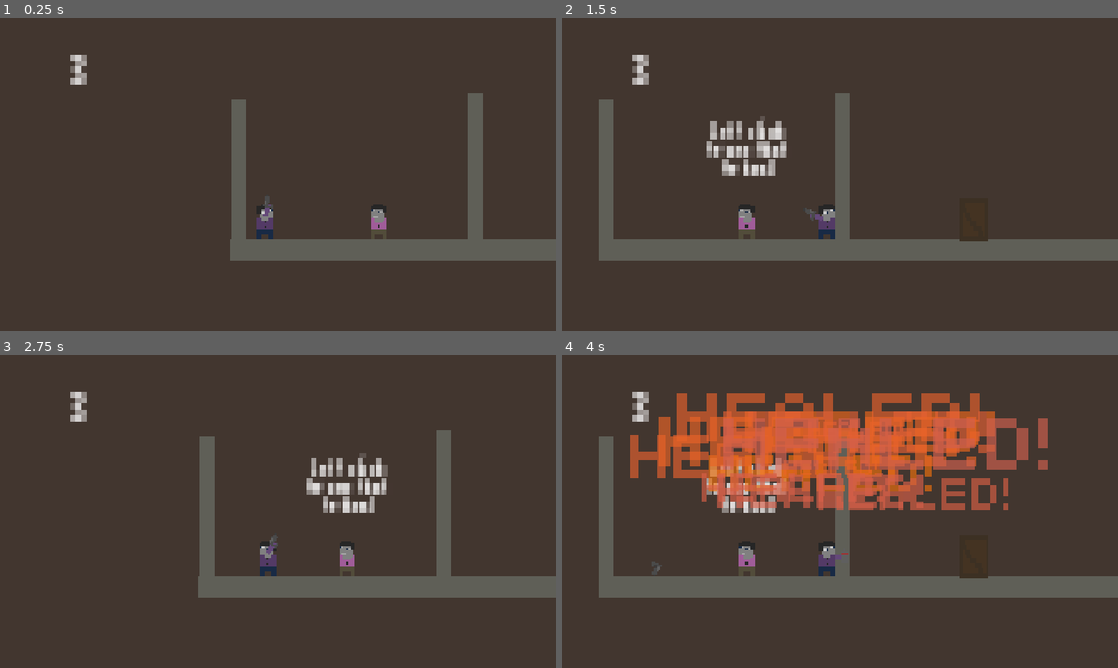
Above: before the commit, frames 1-4 (two rows, left to right).
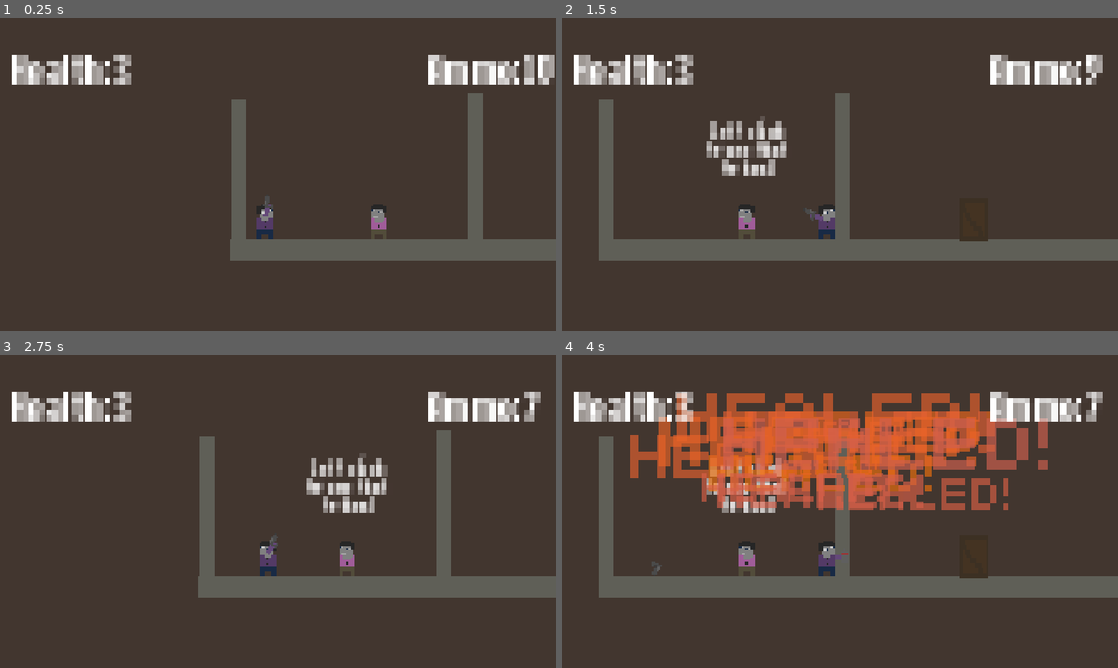
Above: after the commit, the same moments.

Repository: sawyergrimm/STGrimmFOGPII
Game: Godot game, scene res://Assets/Scenes/MainTest.tscn
Two runs of this game, one before a commit and one after it. Both use one fixed random seed, a clock stepped at 60 frames per second and the inputs below.
Inputs (mouse positions are in pixels of both pictures, inside the frame that each line leads up to):
- Up to frame 1 (0.25 s): no input
- Up to frame 2 (1.5 s): tap Enter (ui_accept) at 0.5, 0.77 s; move the mouse to (962, 158) at 0.52 s; hold D (ui_right) from 0.53 s (still down); click (962, 158) at 0.6 s; tap E (Interact) at 1.25, 1.35 s; move the mouse to (728, 190) at 1.27 s
- Up to frame 3 (2.75 s): tap Enter (ui_accept) at 1.52, 2 s; click (166, 527) at 1.55 s; move the mouse to (333, 442) at 2.02 s; release D (ui_right) at 2.03 s; hold A (ui_left) from 2.03 s (still down); click (333, 442) at 2.1 s
- Up to frame 4 (4 s): tap Enter (ui_accept) at 2.75, 3.02, 3.5, 3.77 s; move the mouse to (812, 574) at 2.77 s; release A (ui_left) at 2.78 s; hold D (ui_right) from 2.78 s (still down); right-click (812, 574) at 2.85 s; click (812, 574) at 3.05 s; move the mouse to (1006, 558) at 3.52 s; tap Shift (Shift) at 3.6 s; click (1006, 558) at 3.8 s

The runs differ from the first frame. In frame 1, 3.2% of the frame differs, in the area x 2-100%, y 11-22%; in frame 2, 3.0%; in frame 3, 3.0%; in frame 4, 3.0%.

Commit message:
Added health and bullet counters

Diff:
--- a/Whippets/Assets/Scenes/MainTest.tscn
+++ b/Whippets/Assets/Scenes/MainTest.tscn
@@ -19,9 +19,15 @@
 player = NodePath("../Player")
 
 [node name="HealthUI" parent="Camera2D" unique_id=2130626799 instance=ExtResource("2_y2r1x")]
-offset_left = -85.0
+offset_left = -110.0
 offset_top = -44.0
-offset_right = -85.0
+offset_right = -110.0
+offset_bottom = -44.0
+
+[node name="BulletUI" parent="Camera2D" unique_id=1874084529 instance=ExtResource("2_y2r1x")]
+offset_left = 70.0
+offset_top = -44.0
+offset_right = 70.0
 offset_bottom = -44.0
 
 [node name="BulletImpact" parent="." unique_id=805142106 instance=ExtResource("5_2m525")]
--- a/Whippets/Assets/Scenes/overdoseScene.tscn
+++ b/Whippets/Assets/Scenes/overdoseScene.tscn
@@ -1,14 +1,18 @@
 [gd_scene format=3 uid="uid://djusk3eq7kapl"]
 
 [ext_resource type="Script" uid="uid://dk3qkvdcxtjyv" path="res://overdose_scene.gd" id="1_24b7j"]
-[ext_resource type="AudioStream" uid="uid://cjbacwmj5x0cl" path="res://Assets/Audio/Misc/overdose.ogg" id="2_a6yif"]
+[ext_resource type="AudioStream" uid="uid://d10bd5ve7woax" path="res://Assets/Audio/Misc/overdose.ogg" id="2_a6yif"]
 [ext_resource type="FontFile" uid="uid://dseg70yhhwmxi" path="res://Assets/UI/Ithaca-LVB75.ttf" id="3_a6yif"]
+
+[sub_resource type="AudioStreamRandomizer" id="AudioStreamRandomizer_a6yif"]
+streams_count = 1
+stream_0/stream = ExtResource("2_a6yif")
 
 [node name="OverdoseScene" type="Node2D" unique_id=201026657]
 script = ExtResource("1_24b7j")
 
 [node name="OverdosePlayer" type="AudioStreamPlayer2D" parent="." unique_id=2095372859]
-stream = ExtResource("2_a6yif")
+stream = SubResource("AudioStreamRandomizer_a6yif")
 
 [node name="Camera2D" type="Camera2D" parent="." unique_id=247339181]
 
--- a/Whippets/Assets/Scripts/camera.gd
+++ b/Whippets/Assets/Scripts/camera.gd
@@ -7,6 +7,6 @@
 
 
 # Called every frame. 'delta' is the elapsed time since the previous frame.
-func _process(delta: float) -> void:
+func _process(_delta: float) -> void:
 	position = player.position + Vector2(0,-30)
 	pass
--- a/Whippets/Assets/Scripts/enemyGunarm.gd
+++ b/Whippets/Assets/Scripts/enemyGunarm.gd
@@ -1,16 +1,16 @@
 extends Sprite2D
 
 var gunarm = load("res://Assets/Sprites/Enemy/enemyGunarm.png")
-
+var player
 # Called when the node enters the scene tree for the first time.
 func _ready() -> void:
-	var player = get_tree().get_first_node_in_group("player")
+	player = get_tree().get_first_node_in_group("player")
 	pass # Replace with function body.
 
 
 # Called every frame. 'delta' is the elapsed time since the previous frame.
 func _process(_delta: float) -> void:
-	var player = get_tree().get_first_node_in_group("player")
+	player = get_tree().get_first_node_in_group("player")
 	look_at(player.position)
 	if transform.get_rotation() > PI/2 or transform.get_rotation() < -PI/2:
 		flip_v = 1
--- a/Whippets/Assets/Scripts/npc.gd
+++ b/Whippets/Assets/Scripts/npc.gd
@@ -16,7 +16,7 @@
 		interactable = true
 	pass
 
-func _physics_process(delta: float) -> void:
+func _physics_process(_delta: float) -> void:
 	$TutorialText.text = textArray[interactCount]
 	if Input.is_action_just_pressed("Interact"):
 		$TutorialText/Label.visible = false
--- a/Whippets/Assets/Scripts/player.gd
+++ b/Whippets/Assets/Scripts/player.gd
@@ -13,6 +13,7 @@
 var greyscale = load("res://Assets/Colors/grayscaleFade.tres")
 var redscale = load("res://Assets/Colors/redscaleFade.tres")
 var healthUI
+var bulletUI
 var blindness
 
 var counter = 10
@@ -26,6 +27,7 @@
 func _ready() -> void:
 	add_to_group("player")
 	healthUI = get_tree().current_scene.find_child("HealthUI")
+	bulletUI = get_tree().current_scene.find_child("BulletUI")
 	blindness = $Blindness
 
 func _physics_process(delta: float) -> void:
@@ -159,5 +161,7 @@
 			$Gunarm.texture = arm
 		elif whippets > 0:
 			$Gunarm.texture = whippet
-	healthUI.get_child(0).set_text(str(health))
+	healthUI.get_child(0).set_text("Health:"+str(health))
+	bulletUI.get_child(0).set_text("Ammo:" + str(ammo))
+
 	pass
Not shown: 1 places in Whippets/Assets/Scenes/player.tscn that only renumber resources
Not shown, changed: Whippets/export_presets.cfg
